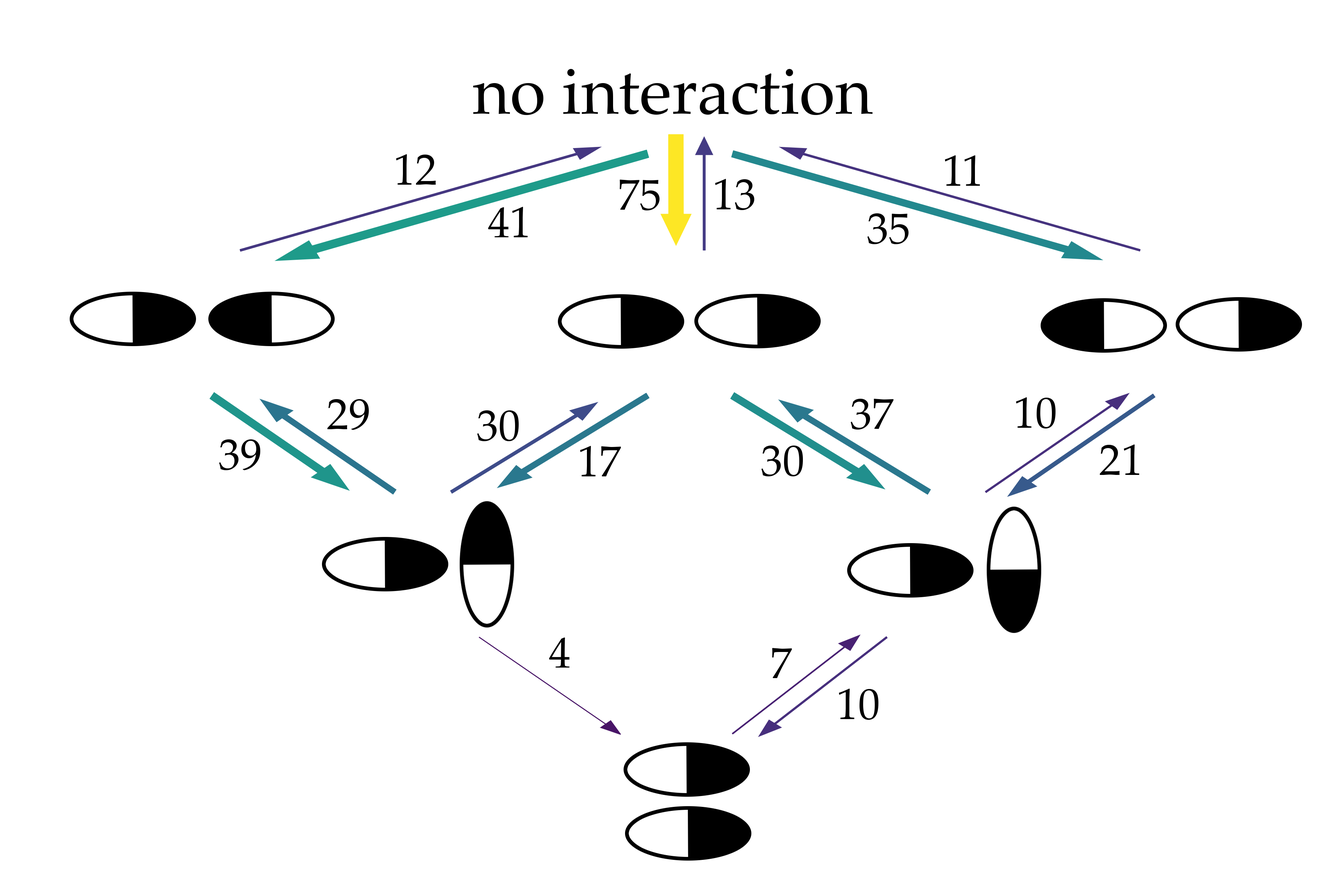
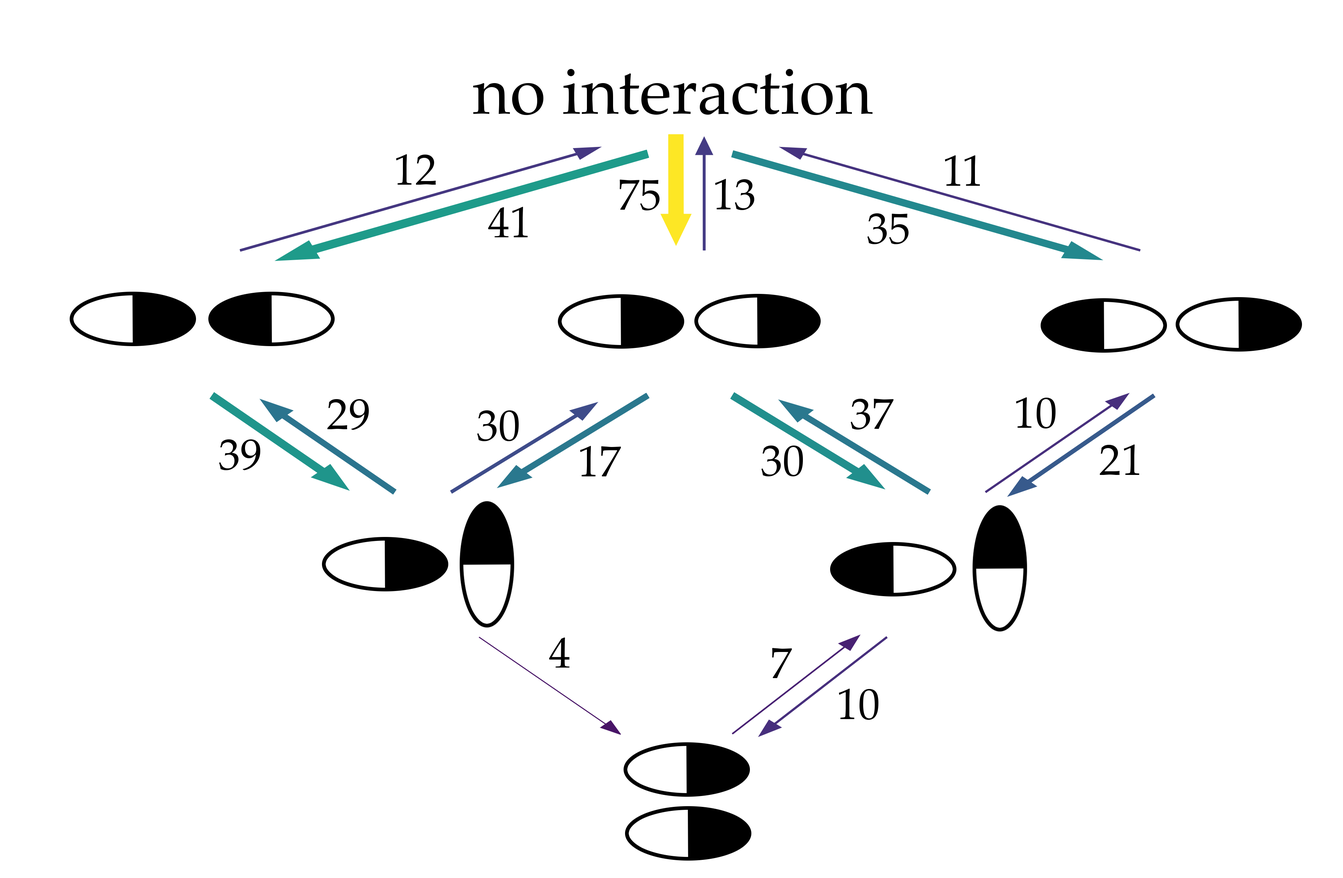
Before/after of a 1343x878 layered artwork. What changed in the layer stack:
painted on "Ebene" over <box>830,505,1042,634</box>
